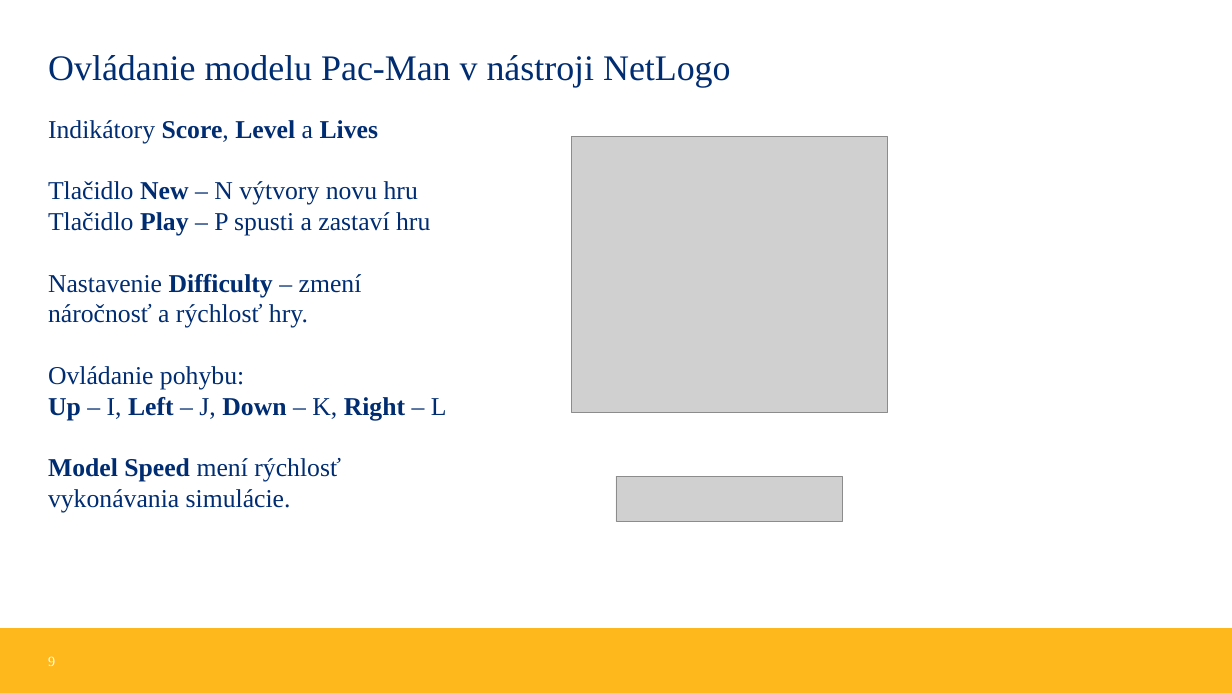
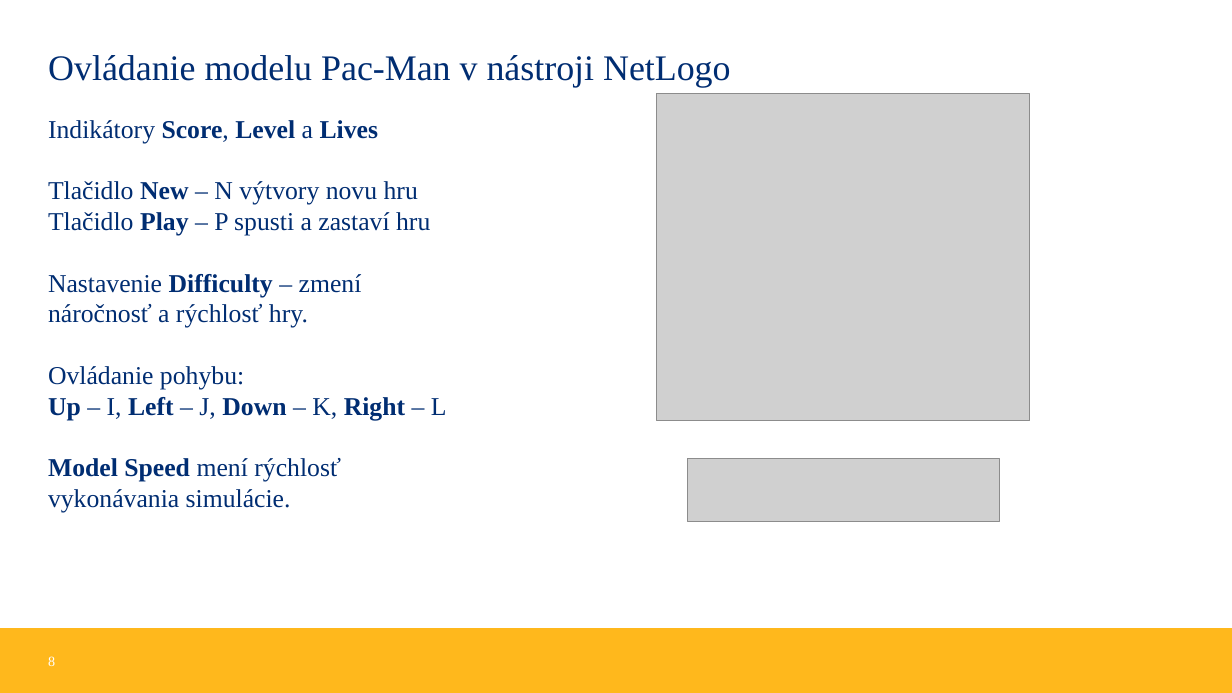
Before and after one commit to M4kovka/T2-PacMan, a slide deck: slide 8 of Pac-ManV3_animated.pptx (slide 9 before the commit). Drawn at 1232x693 pixels with LibreOffice and Linux fonts; fonts in the diff are those of the drawing; grey boxes stand for pictures; background and template pictures are left out. Boxes give left, top, right and bottom in pixels: in the first picture for what was removed or moved away, otherwise in the second. Text is boxed around its words. In the diff, an @@ line names an element or a change of style, - is before the commit and + after.

```diff
--- a/Pac-ManV3_animated.pptx
+++ b/Pac-ManV3_animated.pptx
@@ picture: place and size @@
-picture at (572,137,888,413)
+picture at (656,93,1030,421)
@@ picture: place and size @@
-picture at (616,476,843,521)
+picture at (688,459,1001,522)
@@ page number at (48,656,55,666): text changed @@
-9
+8
```
Also in this commit, not shown: 3 other slides changed, 3 slides removed.
